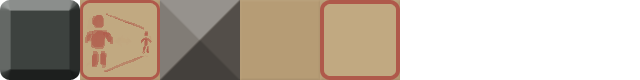
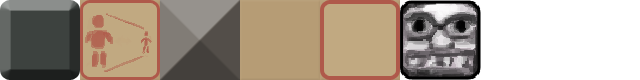
Layered file, before and after one edit (640 × 80). Changes by layer:
added layer "Layer 4" above "Layer 3" over [411, 16, 472, 34]
added layer "Layer 3" above "Shape 4" over [400, 0, 481, 80]
